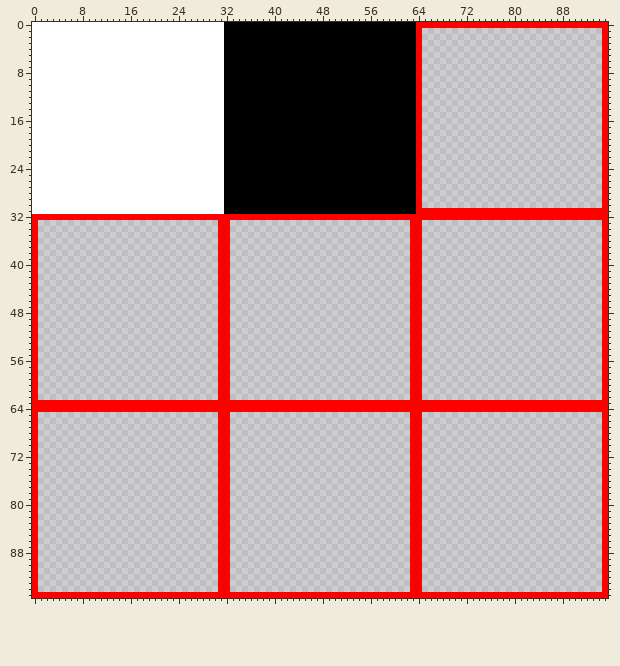
Sprite sheet, stored at res/gfx/atlas.png. The picture above is the old version.
The file is 96x96 pixels.
Now the later version:
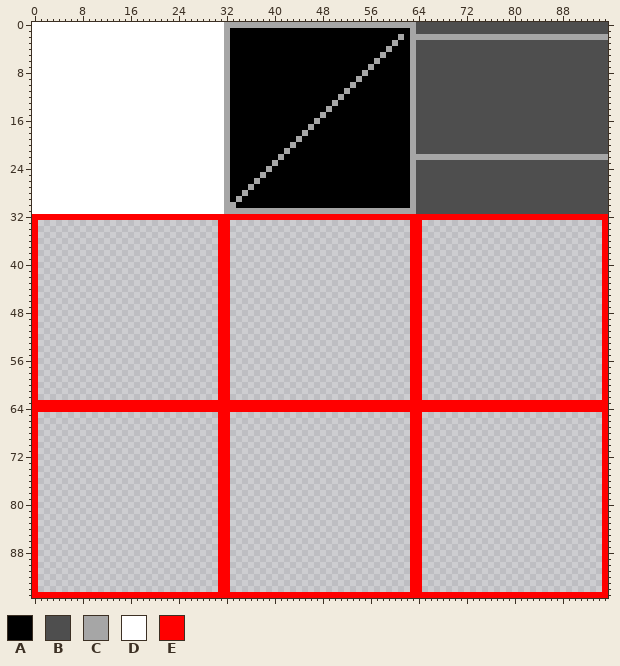
Palette (. is transparent): A #000000  B #4e4e4e  C #a6a6a6  D #ffffff  E #ff0000
Diff:
Changed rows in their new state; - is an unchanged pixel.
first column x 32:
 0 CCCCCCCCCCCCCCCCCCCCCCCCCCCCCCCCBBBBBBBBBBBBBBBBBBBBBBBBBBBBBBBB
 1 C------------------------------CBBBBBBBBBBBBBBBBBBBBBBBBBBBBBBBB
 2 C----------------------------C-CCCCCCCCCCCCCCCCCCCCCCCCCCCCCCCCC
 3 C---------------------------C--CBBBBBBBBBBBBBBBBBBBBBBBBBBBBBBBB
 4 C--------------------------C---CBBBBBBBBBBBBBBBBBBBBBBBBBBBBBBBB
 5 C-------------------------C----CBBBBBBBBBBBBBBBBBBBBBBBBBBBBBBBB
 6 C------------------------C-----CBBBBBBBBBBBBBBBBBBBBBBBBBBBBBBBB
 7 C-----------------------C------CBBBBBBBBBBBBBBBBBBBBBBBBBBBBBBBB
 8 C----------------------C-------CBBBBBBBBBBBBBBBBBBBBBBBBBBBBBBBB
 9 C---------------------C--------CBBBBBBBBBBBBBBBBBBBBBBBBBBBBBBBB
10 C--------------------C---------CBBBBBBBBBBBBBBBBBBBBBBBBBBBBBBBB
11 C-------------------C----------CBBBBBBBBBBBBBBBBBBBBBBBBBBBBBBBB
12 C------------------C-----------CBBBBBBBBBBBBBBBBBBBBBBBBBBBBBBBB
13 C-----------------C------------CBBBBBBBBBBBBBBBBBBBBBBBBBBBBBBBB
14 C----------------C-------------CBBBBBBBBBBBBBBBBBBBBBBBBBBBBBBBB
15 C---------------C--------------CBBBBBBBBBBBBBBBBBBBBBBBBBBBBBBBB
16 C--------------C---------------CBBBBBBBBBBBBBBBBBBBBBBBBBBBBBBBB
17 C-------------C----------------CBBBBBBBBBBBBBBBBBBBBBBBBBBBBBBBB
18 C------------C-----------------CBBBBBBBBBBBBBBBBBBBBBBBBBBBBBBBB
19 C-----------C------------------CBBBBBBBBBBBBBBBBBBBBBBBBBBBBBBBB
20 C----------C-------------------CBBBBBBBBBBBBBBBBBBBBBBBBBBBBBBBB
21 C---------C--------------------CBBBBBBBBBBBBBBBBBBBBBBBBBBBBBBBB
22 C--------C---------------------CCCCCCCCCCCCCCCCCCCCCCCCCCCCCCCCC
23 C-------C----------------------CBBBBBBBBBBBBBBBBBBBBBBBBBBBBBBBB
24 C------C-----------------------CBBBBBBBBBBBBBBBBBBBBBBBBBBBBBBBB
25 C-----C------------------------CBBBBBBBBBBBBBBBBBBBBBBBBBBBBBBBB
26 C----C-------------------------CBBBBBBBBBBBBBBBBBBBBBBBBBBBBBBBB
27 C---C--------------------------CBBBBBBBBBBBBBBBBBBBBBBBBBBBBBBBB
28 C--C---------------------------CBBBBBBBBBBBBBBBBBBBBBBBBBBBBBBBB
29 C-C----------------------------CBBBBBBBBBBBBBBBBBBBBBBBBBBBBBBBB
30 CC-----------------------------CBBBBBBBBBBBBBBBBBBBBBBBBBBBBBBBB
31 CCCCCCCCCCCCCCCCCCCCCCCCCCCCCCCCBBBBBBBBBBBBBBBBBBBBBBBBBBBBBBBB
Changed places in both pictures, as pixel boxes (x1, y1, x2, y2):
changed: (224, 22, 608, 214)
